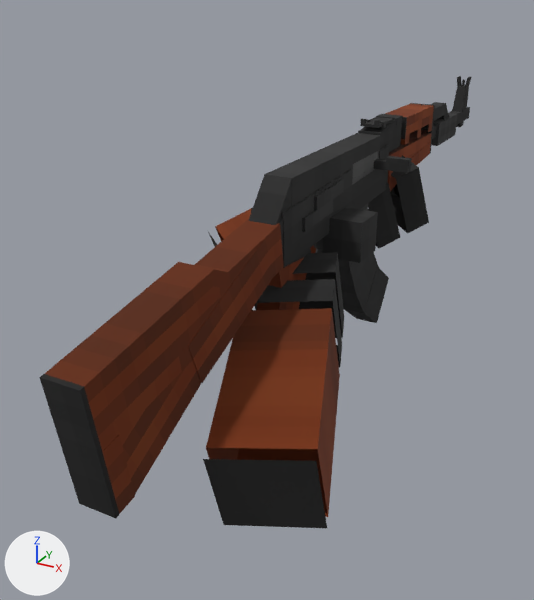
An edit to the glTF model AK-47.gltf, drawn before and after from the same camera.
One viewpoint serves both versions: a 50 mm camera at (0.88, -2.09, 0.79) aimed at (-0.25, -0.03, -0.24). Arrows for +X, +Y and +Z are at lower left; the lights stay in place. The picture after the commit comes second. Where no turn or scale is listed for an object, it has been applied to the vertices.

The scene before the commit, as lines of its bpy script (objects in view):
```python
me_mesh_52 = bpy.data.meshes.new('Mesh_52')
me_mesh_52.from_pydata(...)  # 8 vertices, 12 faces; spans x -0.047..0.047, y -0.151..0.212, z -0.127..0.178
me_mesh_52.materials.append(mat_material_0)
me_mesh_69 = bpy.data.meshes.new('Mesh_69')
me_mesh_69.from_pydata(...)  # 8 vertices, 12 faces; spans x -0.257..0.235, y -0.075..0.754, z 0.0..0.476
me_mesh_69.materials.append(mat_material_0)
me_mesh_70 = bpy.data.meshes.new('Mesh_70')
me_mesh_70.from_pydata(...)  # 8 vertices, 12 faces; spans x -0.026..0.664, y -0.254..0.511, z -0.046..0.509
me_mesh_70.materials.append(mat_material_0)
me_mesh_71 = bpy.data.meshes.new('Mesh_71')
me_mesh_71.from_pydata(...)  # a box spanning x 0.0..0.125, y -0.125..0.0, z 0.0..0.125
me_mesh_71.materials.append(mat_material_0)
ob_camera = bpy.data.objects.new('camera', me_mesh_71)
ob_camera.location = (0.0, 0.0, 0.0)
ob_cube_052 = bpy.data.objects.new('cube.052', me_mesh_52)
ob_cube_052.location = (-0.029, -1.032, -0.099)
ob_left_001 = bpy.data.objects.new('left.001', me_mesh_70)
ob_left_001.location = (-0.531, 0.184, -0.294)
ob_right_001 = bpy.data.objects.new('right.001', me_mesh_69)
ob_right_001.location = (0.111, -0.896, -0.419)
# also in view: 'cube.008' at (-0.03, -0.04, 0.25); 'cube.054' at (-0.03, -0.99, 0.12); 'cube.007' at (-0.03, -0.39, 0.22); 'cube.010' at (-0.03, 0.69, 0.27); 'cube.060' at (-0.03, 0.19, -0.12)
```
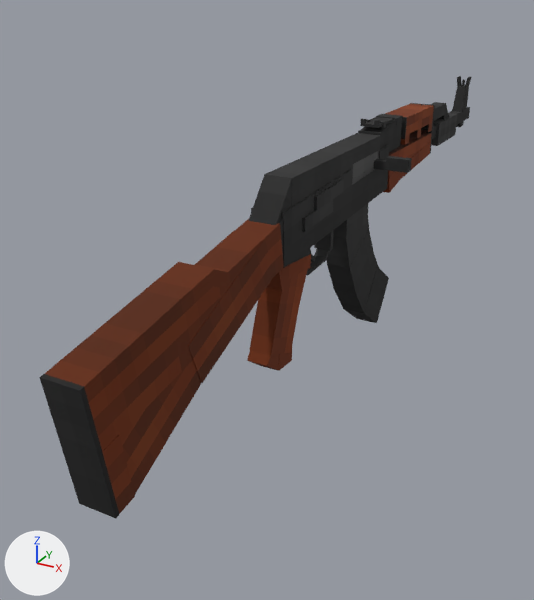
What differs and where, as boxes (x1, y1, x2, y2) in the pictures (534 x 600 px):
'right.001', deleted
    before: (203, 252, 344, 528)
'left.001', deleted
    before: (208, 155, 429, 253)
'camera', deleted
    before: (322, 207, 378, 263)

The change in detail:
Object 'right.001' (ob_right_001) is deleted.
Object 'left.001' (ob_left_001) is deleted.
Object 'camera' (ob_camera) is deleted.
